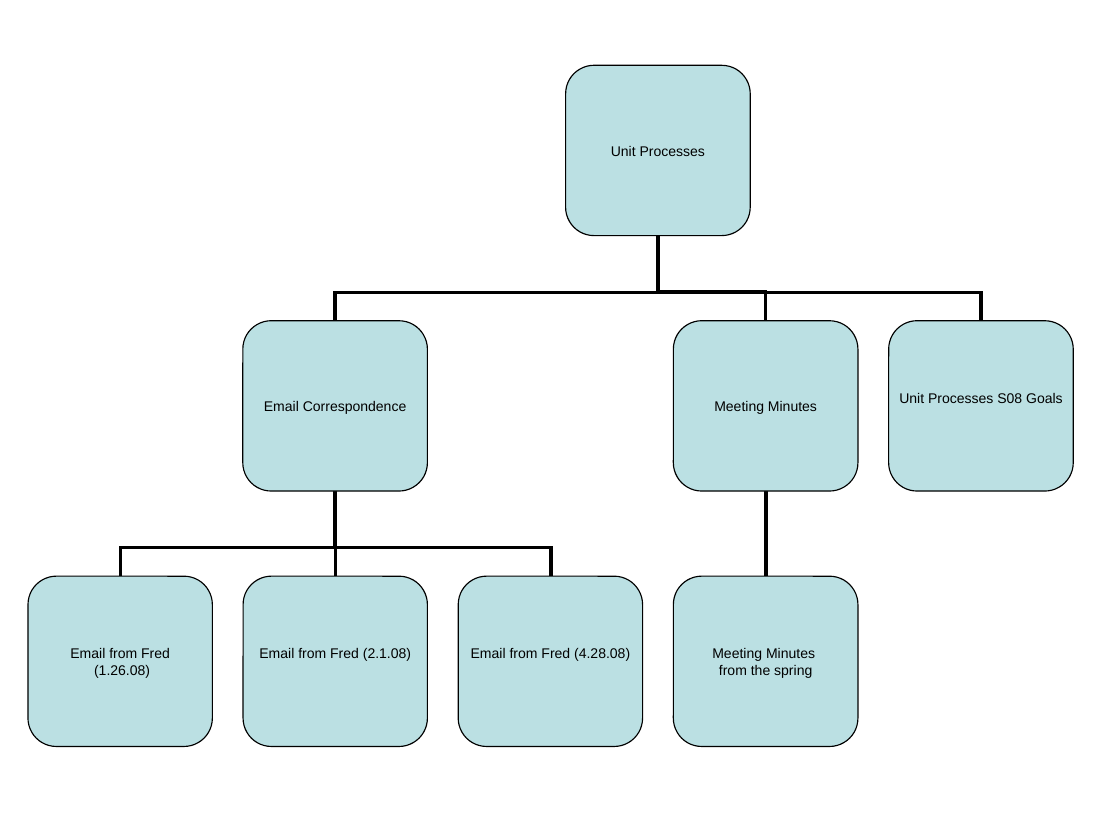
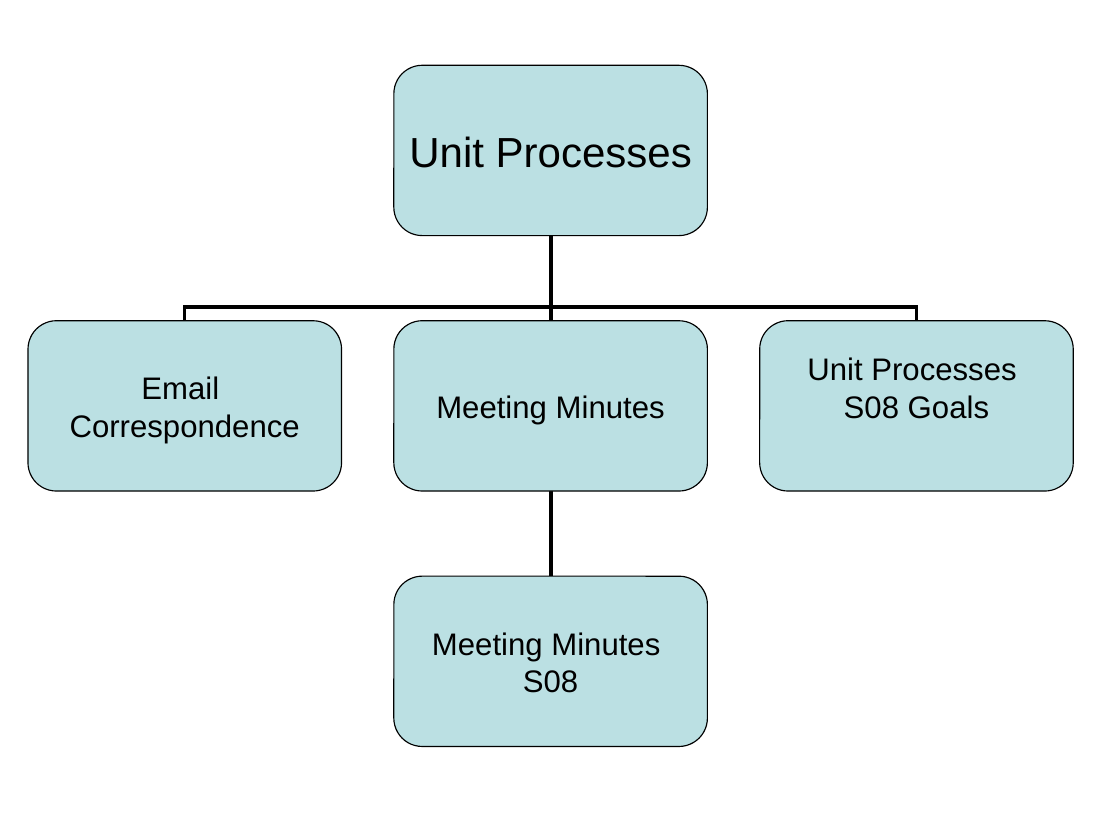
Before and after one commit to AguaClara/mathcad, a slide deck: slide 3 of wiki_map.ppt. Drawn at 1120x840 pixels with LibreOffice and Linux fonts; fonts in the diff are those of the drawing. Boxes give left, top, right and bottom in pixels: in the first picture for what was removed or moved away, otherwise in the second. Text is boxed around its words. In the diff, an @@ line names an element or a change of style, - is before the commit and + after.

Commit message:
modified text to reflect wiki changes

```diff
--- a/wiki_map.ppt
+++ b/wiki_map.ppt
@@ rounded rectangle "Unit Processes": place and size @@
-rounded rectangle "Unit Processes" at (566,65,750,235)
+rounded rectangle "Unit Processes" at (394,65,708,235)
@@ rounded rectangle "Unit Processes" at (394,65,708,235): size 9 to 27 pt @@
@@ elbow line moved from (335, 320) - (657, 235) to (185, 320) - (551, 235) @@
@@ elbow line moved from (981, 320) - (659, 235) to (916, 320) - (551, 235) @@
@@ elbow line moved from (335, 576) - (335, 491) to (551, 320) - (551, 235) @@
@@ rounded rectangle "Email": place and size @@
-rounded rectangle "Email" at (243,320,428,491)
+rounded rectangle "Email" at (28,320,342,491)
@@ rounded rectangle "Meeting Minutes": place and size @@
-rounded rectangle "Meeting Minutes" at (673,320,858,491)
+rounded rectangle "Meeting Minutes" at (394,320,708,491)
@@ rounded rectangle "Meeting Minutes" at (394,320,708,491): size 9 to 20 pt @@
@@ rounded rectangle "Unit Processes": place and size @@
-rounded rectangle "Unit Processes" at (889,320,1074,491)
+rounded rectangle "Unit Processes" at (759,320,1073,491)
@@ text in rounded rectangle at (807,357,1016,419): text changed; size 9 to 20 pt @@
-Unit Processes S08 Goals
+Unit Processes
+S08 Goals
@@ text in rounded rectangle at (70,376,300,443): text changed; size 9 to 20 pt @@
-Email Correspondence
+Email
+Correspondence
@@ elbow line moved from (766, 576) - (766, 491) to (551, 576) - (551, 491) @@
@@ rounded rectangle added at (394,576,708,746), fill #BBE0E3, outline #000000 0.74 pt, 20 pt, text #000000 @@
+Meeting Minutes
+S08
@@ group removed at (28,235,858,746): 4 rounded rectangles, 3 elbow lines @@
-Email from Fred
-(1.26.08)
-Email from Fred (4.28.08)
-Email from Fred (2.1.08)
-Meeting Minutes
-from the spring
```
Also in this commit, not shown: 2 other slides changed.
